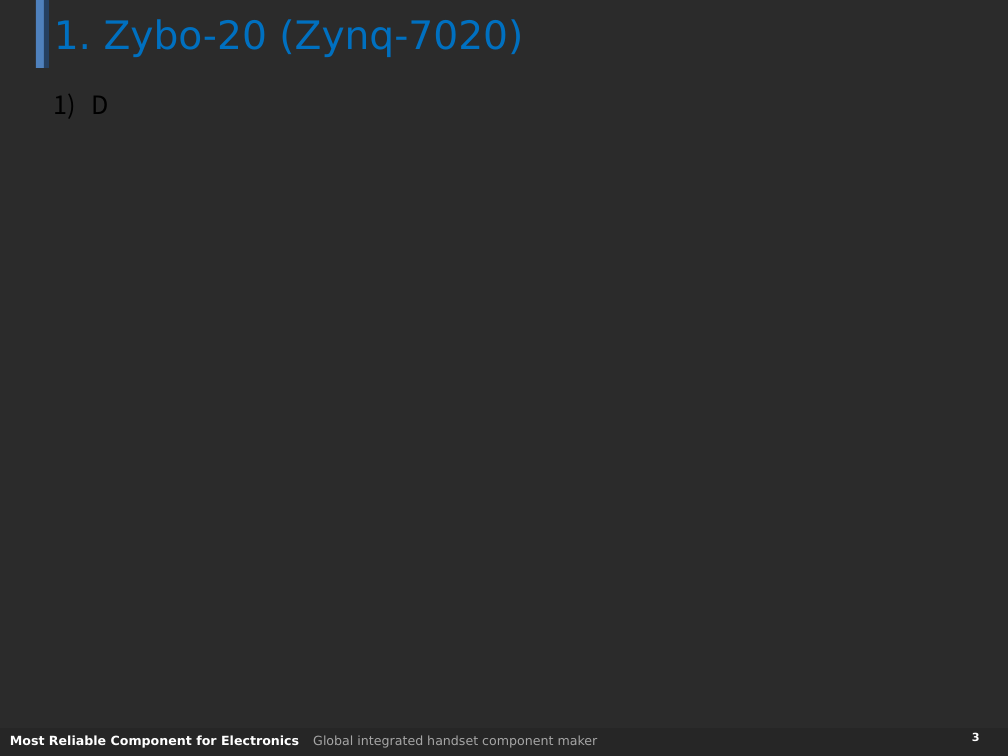
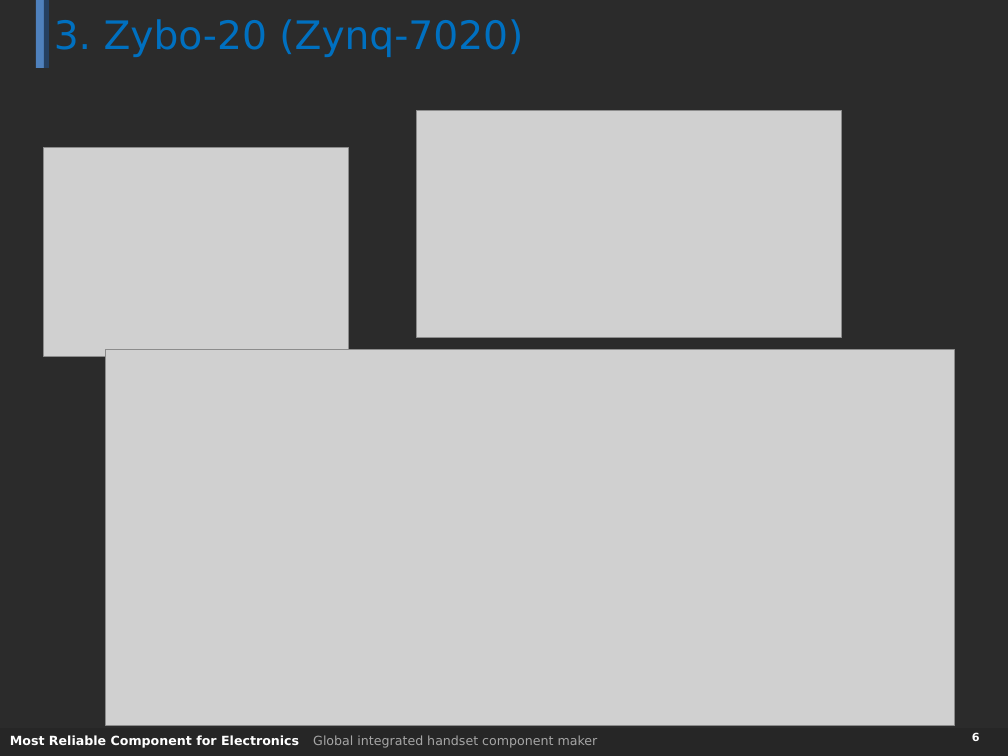
Before and after one commit to etcpartron/FPGA, a slide deck: slide 6 of 190307_FPGA_KSY.pptx (slide 3 before the commit). Drawn at 1008x756 pixels with LibreOffice and Linux fonts; fonts in the diff are those of the drawing; grey boxes stand for pictures; background and template pictures are left out; a plain dark background stands for a picture behind light text. Boxes give left, top, right and bottom in pixels: in the first picture for what was removed or moved away, otherwise in the second. Text is boxed around its words. In the diff, an @@ line names an element or a change of style, - is before the commit and + after.

```diff
--- a/190307_FPGA_KSY.pptx
+++ b/190307_FPGA_KSY.pptx
@@ title at <box>54,19,523,57</box>: text changed @@
-1. Zybo-20 (Zynq-7020)
+3. Zybo-20 (Zynq-7020)
@@ text removed at <box>92,96,109,114</box> @@
-1) D
@@ picture added at <box>416,111,842,338</box> @@
@@ picture added at <box>44,148,349,357</box> @@
@@ picture added at <box>106,350,956,726</box> @@
@@ page number at <box>972,733,980,741</box>: text changed @@
-3
+6
```
Also in this commit, not shown: 5 other slides changed, 3 slides added, 2 slides removed.
